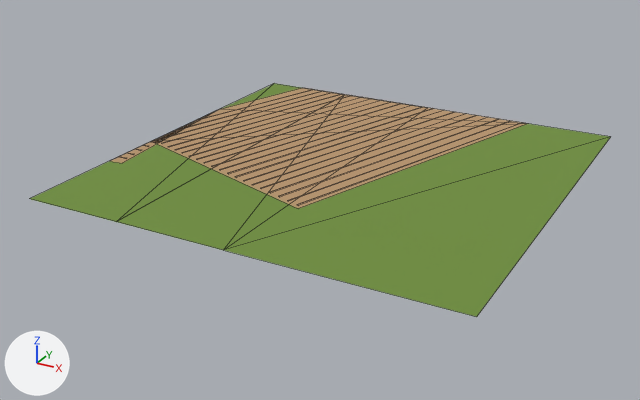
Renders of the glTF model public/assets/layouts/D-CROSSING.chunks/crossing-11-7.glb from each side of a commit.
The view is the same before and after, from a 50 mm lens placed at (138.0, -222.2, 75.8), pointed at (46.4, -55.7, -7.5). The lights are fixed; the arrows at lower left show +X, +Y and +Z. The first picture is the older version. Mesh edges are drawn as thin lines.

Objects in the first picture: 'crossing-11-7'.
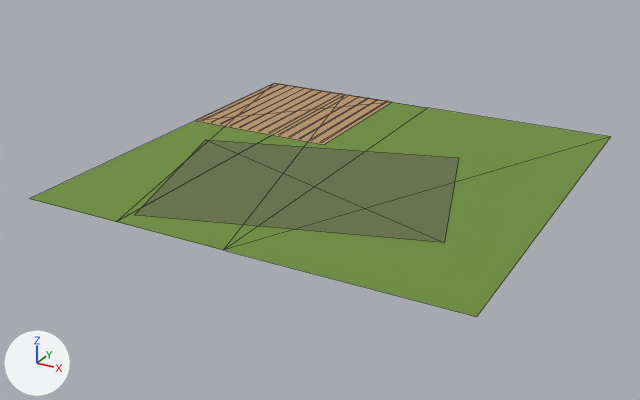
Location of each change, [x1, y1, x2, y2] in pixels of the pictures (640 x 400 px; the box of a moved part takes in the faces that stretch with it):
part 1 of me_countryside_271, rebuilt (14% narrower, 15% shorter)
    before: [151, 88, 527, 209]
    after: [135, 140, 459, 243]
part 2 of me_countryside_271, rebuilt (7% wider, 21% taller)
    before: [168, 96, 350, 147]
    after: [196, 83, 391, 145]
part 3 of me_countryside_271, deleted
    before: [119, 117, 522, 206]
part 4 of me_countryside_271, deleted
    before: [111, 111, 216, 163]
part 5 of me_countryside_271, moved or reshaped
    before: [155, 90, 477, 189]
    after: [203, 84, 388, 143]

The change in detail:
Material 'pal_apronOlive' (mat_pal_apronolive) is new.
Its base color is (0.13, 0.175, 0.0648) (dark green #657448).
Its roughness is 0.85.
me_countryside_271 is used by ob_crossing_11_7; location (0.0, 0.0, 0.0).
Verts and faces of me_countryside_271; kept vertices keep their numbers, new ones are numbered from 148.
Before the commit, vertices of me_countryside_271: 12 (0.0, -28.1, 0.0) at pixel (221, 108), 13 (0.0, -74.5, 0.0) at pixel (109, 161), 14 (3.6, -74.2, 0.0) at pixel (122, 163).
me_countryside_271 had 148 vertices, 74 faces and spanned x 0.0..100.0, y -100.0..0.0, z 0.0.
me_countryside_271 now has 72 vertices, 36 faces and spans x 0.0..100.0, y -100.0..0.0, z 0.0.
me_countryside_271 part 1: the loose piece of 5 vertices spanning x 0.0..78.5, y -76.7..0.0, z 0.0 is rebuilt with 4 vertices and now spans x 11.3..85.4, y -95.7..-32.7, z 0.0, in mat_pal_apronolive (dark green #657448).
me_countryside_271 part 2: the loose piece of 4 vertices spanning x 6.0..26.6, y -60.1..0.0, z 0.0 is rebuilt with 4 vertices and now spans x 0.0..39.1, y -40.3..0.0, z 0.0, in mat_pal_khaki (brown #b9966d).
me_countryside_271 part 3: 15 loose pieces with 60 vertices, spanning x 0.0..77.3, y -75.4..0.0, z 0.0, are deleted.
Part 4, on me_countryside_271:
Vertices deleted: 12, 13, 14 (with the faces that use them).
Part 5, on me_countryside_271:
63 vertices are removed from x 0.0..64.5, y -71.5..0.0, z 0.0.
32 faces are deleted.
1 vertex moves within x 22.9, y 0.0, z 0.0.
26 vertices are added at x 1.4..37.9, y -39.3, z 0.0.
25 new vertices lie (0.0, 39.3, 0.0) away from vertices in x 1.4..37.9, y -39.3, z 0.0.
26 new faces join them, mat_pal_captan (brown #c49c77).
me_countryside_271 gains material mat_pal_apronolive (dark green #657448).
